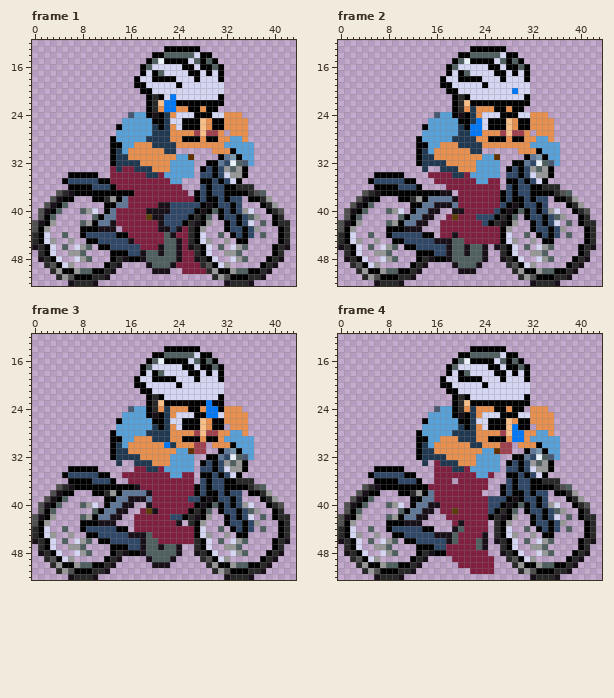
Animated GIF sprite -- images/ChrisSpriteTired.gif. The picture above was drawn from the file before the commit.
The file is 98x106 pixels, drawn in blocks of 2x2; one block is one cell here. Shown: frame 1: x 0..43, y 12..52; frame 2: x 0..43, y 12..52; frame 3: x 0..43, y 12..52; frame 4: x 0..43, y 12..52. The commit also changed other frames, which this record leaves out.
After the commit:
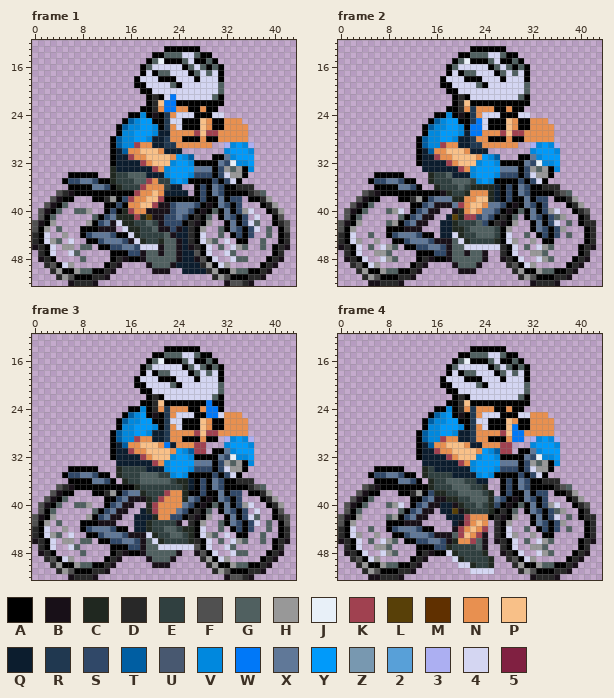
Palette (. is transparent): A #000000  B #181018  C #202820  D #282828  E #304040  F #505050  G #506060  H #989898  J #e8f0f8  K #a04150  L #584008  M #603000  N #e89050  P #f8c088  Q #0c1d2e  R #203850  S #304868  T #005ea2  U #485870  V #0088de  W #0078f8  X #607898  Y #009afa  Z #7898b0  2 #58a0d8  3 #acaff2  4 #d4d6f2  5 #802041
Edits made:
Changed rows in their new state; - is an unchanged pixel.
Frame 1:
first column x 4:
14 ---------------------44G---------------
15 ---------------------G-A---------------
16 ----------------------G-G--------------
17 ------------------G----G-G-------------
18 ----------------4----------------------
19 -------------------G-------G-----------
20 ---------------------------G-----------
21 --------------------------G------------
23 --------------A------------------------
24 ------------AAV-------------...--------
25 -----------ATVYY---------------.-------
26 -----------TVVYYV----------------------
27 ----------AVVYYYVQQ---------N----------
28 ----------TVVYYVQQ-----------NN--------
29 ----------TVVK--QQ--------..3VYV3------
30 ----------QT--PPP-QQQ-----..VYYYV------
31 ----------QQK--PPPP-YVT---A--VYYY------
32 ----------QQQQK-PPPVYYVAA-----VVY------
33 ---------CQQQQQQK-VYYYYXXX------V------
34 ---------CEEGGGQQQVYYYVS---------------
35 ----XX---CEEEGGKNEEVYVAA---------------
36 ------XX--CEEEKNNNEQQ--A--X------------
37 -------------KNNPNQQQQ----X------------
38 -----------SKNNPPKAAAAA----X-----------
39 ----------SANNPPK---XXX----X-----------
40 ---G--.--SACKNN-----XX------X--------H-
41 --------S-CCCKC-----X-------X---.4---F-
42 ----.--S--4CCEEGE------------X---G.---F
43 G----------4CCEEG----Q-----G-X---4-G--F
44 -H----XXX---4CEEEE--QQ------------.G---
45 G-4-----XXX--4CEEC---Q----G-4-----G----
46 -HH.G------XX-444----Q------------G----
47 --4G.----------------QQF----4G.--------
48 .--.G.---------------QQ-F-----G--------
49 --------------------QQQQ-H-------------
50 ---------------------QQQQ--------------
52 -----------------------------FF--------
Frame 2:
first column x 8:
14 -----------------44G---------
15 -----------------G-A---------
16 ------------------G-G--------
17 --------------G----G-G-------
18 ------------4----------------
19 ---------------G-------G-----
20 ---------------------4-G-----
21 ----------------------G------
23 ----------A------------------
24 --------AAV-------------...--
25 -------ATVYY---------------.-
26 -------TVVYYV----------------
27 ------AVVYYYVQ----------N----
28 ------TVVYYVQQ-----------NN--
29 ------TVVK--QQ--------..3VYV3
30 ------QT--PPP-QQQ-----..VYYYV
31 ------QQK--PPPP-YVT---A--VYYY
32 ------QQQQK-PPPVYYVAA-----VVY
33 ------QQQQQQK-VYYYYXXX------V
34 -------CEEGQQQVYYYVS---------
35 XX-----CEEEGGGEVYVAA---------
36 --XX----CEEEGECCCCQA--X------
37 ----------CEECNNNCQ---X------
38 -------S---CCNNPPCQ----X-----
39 ------S-----KNPPNXX----X-----
40 -----S------CNPNXX------X----
41 ----S-----Q-CKK-X-------X----
42 ---S-----QQCEEEG---------X---
43 ---------QQCCEGGGGE------X---
44 --XXX----QQ4CEEGGGE----------
45 ----XXX-----4CEEEEC----------
46 -------XX----444444----------
first column x 5:
52 B
Frame 3:
first column x 4:
15 ---------------------44G---------------
16 ---------------------G-A---------------
17 ----------------------G-G--------------
18 ------------------G----G-G-------------
19 ----------------4----------------------
20 -------------------G-------G-----------
21 ---------------------------G-----------
22 --------------------------G------------
23 --------------A------------------------
24 ------------AAV-------------...--------
25 -----------ATVY----------------.-------
26 -----------TVVYY-----------------------
27 ----------AVVYYYV-----------N----------
28 ----------TVVYYVQQ-----------NN--------
29 ----------TVVK--QQ---------.3VYV3------
30 ----------QT--PPP--Q------..VYYYV------
31 ----------QQK--PPPP-YVT---A--VYYY------
32 ----------QQQQK-PPPVYYVAA-----VVY------
33 ----------QQQQQQK-VYYYYXXX------V------
34 ----------CEEEEQQQVYYYVS---------------
35 ----XX----CEEEGGGEEVYVAA---------------
36 ------XX---CEEGGGGGECCQA--X------------
37 -------------CEEEEEEECQ---X------------
38 -----------S--CEEEKNNCA----X-----------
39 ----------S----CEKNNNCX----X-----------
40 ---G--.--S-----CKNNNNXS-----X--------H-
41 --------S-----QCKNNNXS------X---.4---F-
42 ----.--S-----QQQCNN----------X---G.---F
43 G------------QQCEEEE-------G-X---4-G--F
44 -H----XXX----QQCEEGGECC-----------.G---
45 G-4-----XXX----4CEEGGEC---G-4-----G----
46 -HH.G------XX---4CEEEEC-----------G----
47 --4G.------------444444F----4G.--------
48 .--.G.------------------F-----G--------
49 -------------------------H-------------
52 -----------------------------FF--------
Frame 4:
first column x 5:
15 --------------------44G---------
16 --------------------G-A---------
17 ---------------------G-G--------
18 -----------------G----G-G-------
19 ---------------4----------------
20 ------------------G-------G-----
21 --------------------------G-----
22 -------------------------G------
23 -------------A------------------
24 -----------AAV-------------...--
25 ----------ATVY----------------.-
26 ----------TVVYY-----------------
27 ---------AVVYYYV-----------N----
28 ---------TVVYYVQQ-----------NN--
29 ---------TVVK--QQ---------.3VYV3
30 ---------QT--PPP-QQ------..VYYYV
31 ---------QQK--PPPP-YVT---A--VYYY
32 ---------QQQQK-PPPVYYVAA-----VVY
33 ---------QQQQQQK-VYYYYXXX------V
34 ---------CEQQQQQQVYYYVS---------
35 ---XX----CEEEEQQQQVYVAA---------
36 -----XX---CEEGGGEEQQ--A--X------
37 ----------CEEEGGGEEC-----X------
38 ----------SCCEEGGGGEC-----X-----
39 ---------S-BBCCEEGGGCX----X-----
40 --------S---QQBCEEGEC------X----
41 -------S----QQ-BCEEEC------X----
42 ------S------QQQKNNN--------X---
43 --------------Q-KNPN--------X---
44 -----XXX-------KNPNK------------
45 -------XXX-----KPNK-------------
46 ----------XX--CNNK--------------
47 -------------CEEEE--------------
48 -------------4CEEEEC------------
49 --------------4CEEEEC-----------
50 ---------------44CEEC-----------
51 -----------------4444-----------
52 B-------------------------------
Where, in picture pixels (left, top, right, bottom), the same in both pictures:
changed: (56, 52, 290, 286)
changed: (386, 52, 560, 250)
added: (368, 280, 374, 286)
changed: (56, 352, 290, 580)
changed: (386, 352, 560, 574)
added: (368, 574, 374, 580)
